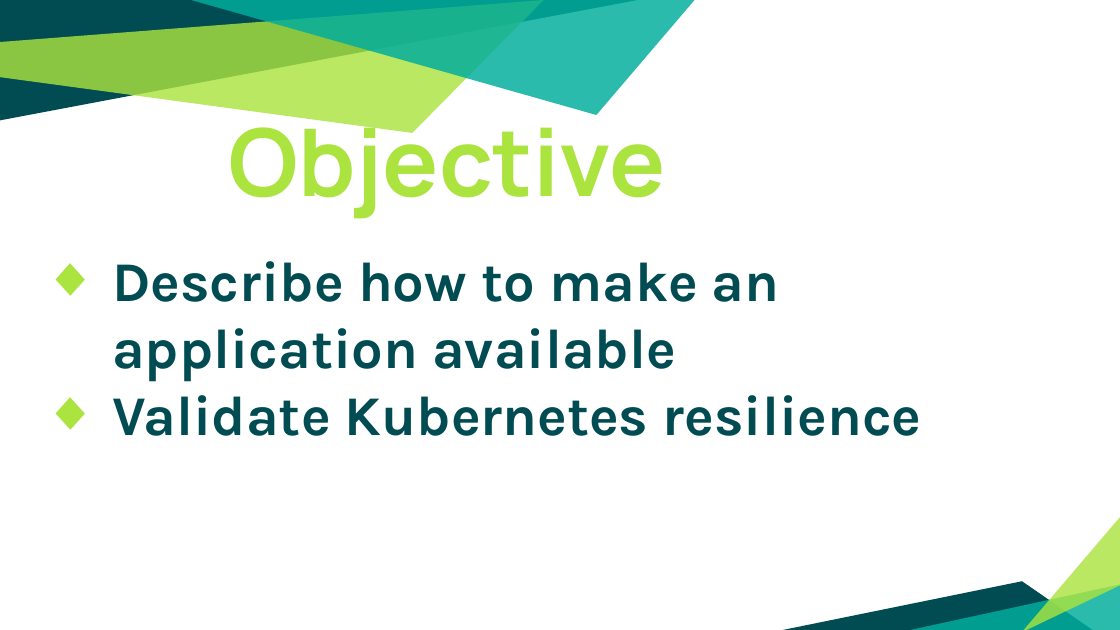
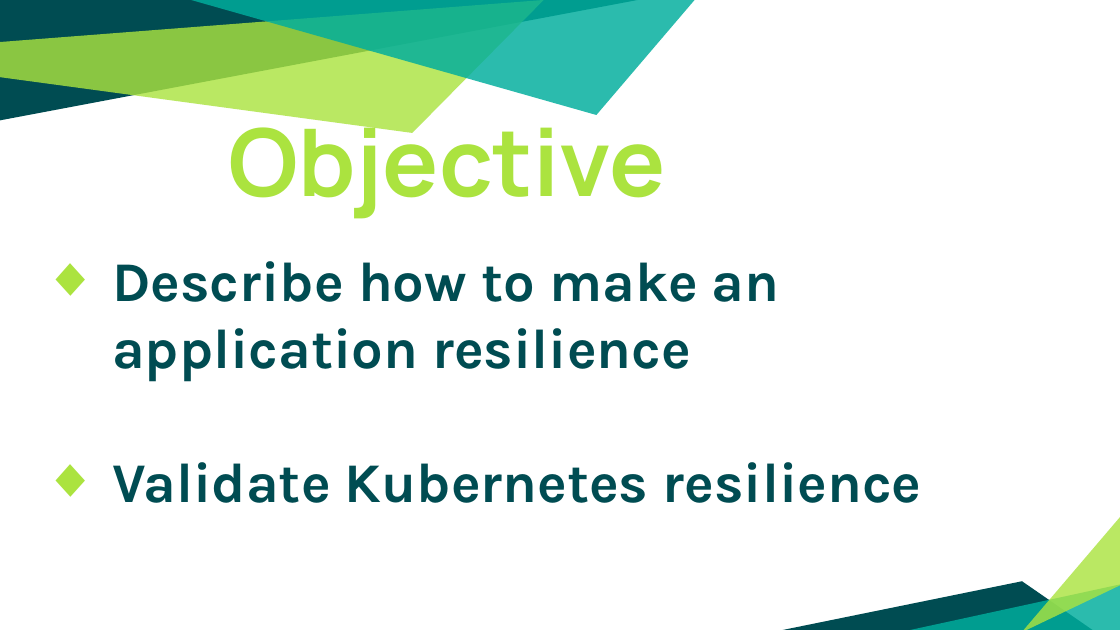
Before and after one commit to patrocinio/chaos-monkey-playing-ping-pong, a slide deck: slide 2 of v2/Presentation/Kubernetes-Resilience.pptx. Drawn at 1120x630 pixels with LibreOffice and Linux fonts; fonts in the diff are those of the drawing. Boxes give left, top, right and bottom in pixels: in the first picture for what was removed or moved away, otherwise in the second. Text is boxed around its words. In the diff, an @@ line names an element or a change of style, - is before the commit and + after.

```diff
--- a/v2/Presentation/Kubernetes-Resilience.pptx
+++ b/v2/Presentation/Kubernetes-Resilience.pptx
@@ subtitle at (112,261,780,382): text changed @@
-◆ Describe how to make an application available
+◆ Describe how to make an application resilience
```
Also in this commit, not shown: 1 other slide changed, 3 other files.
